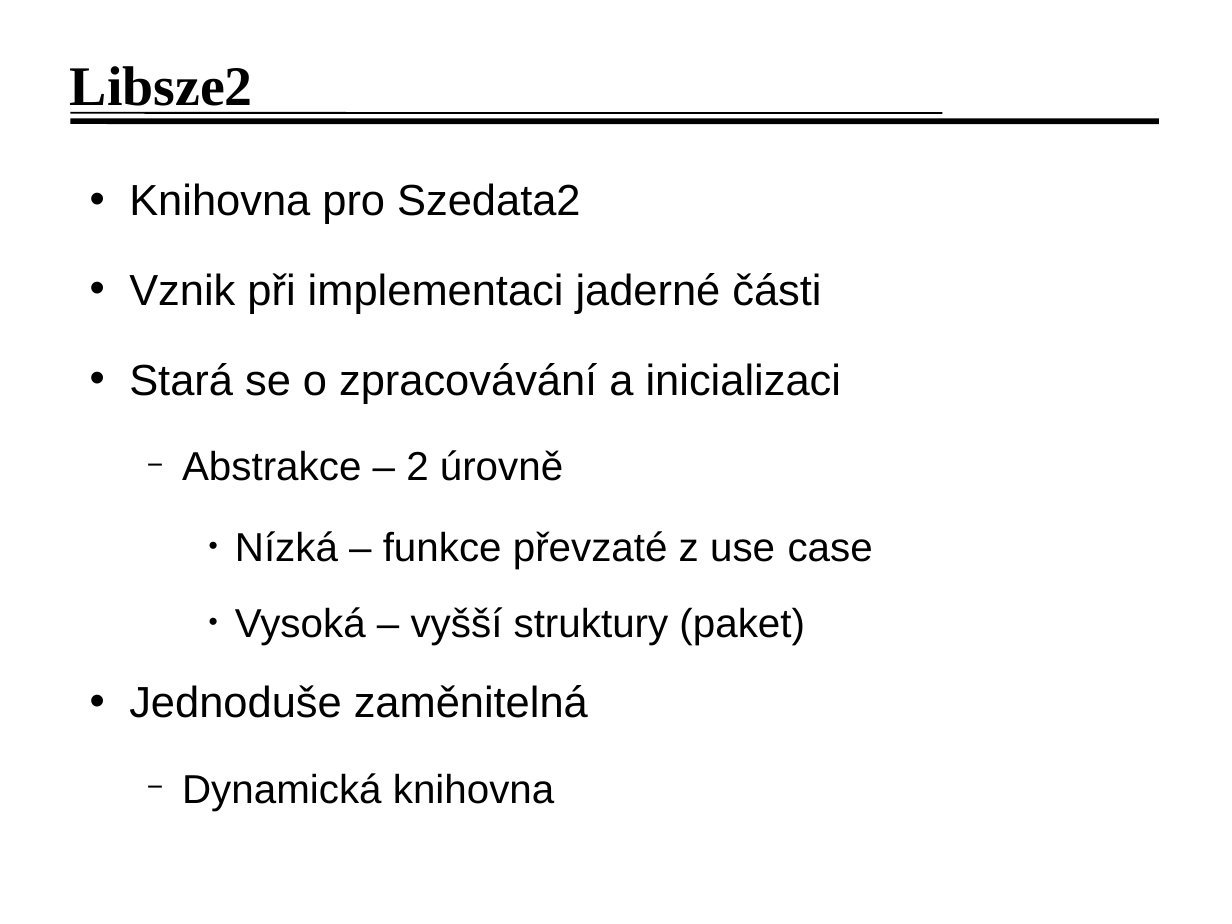
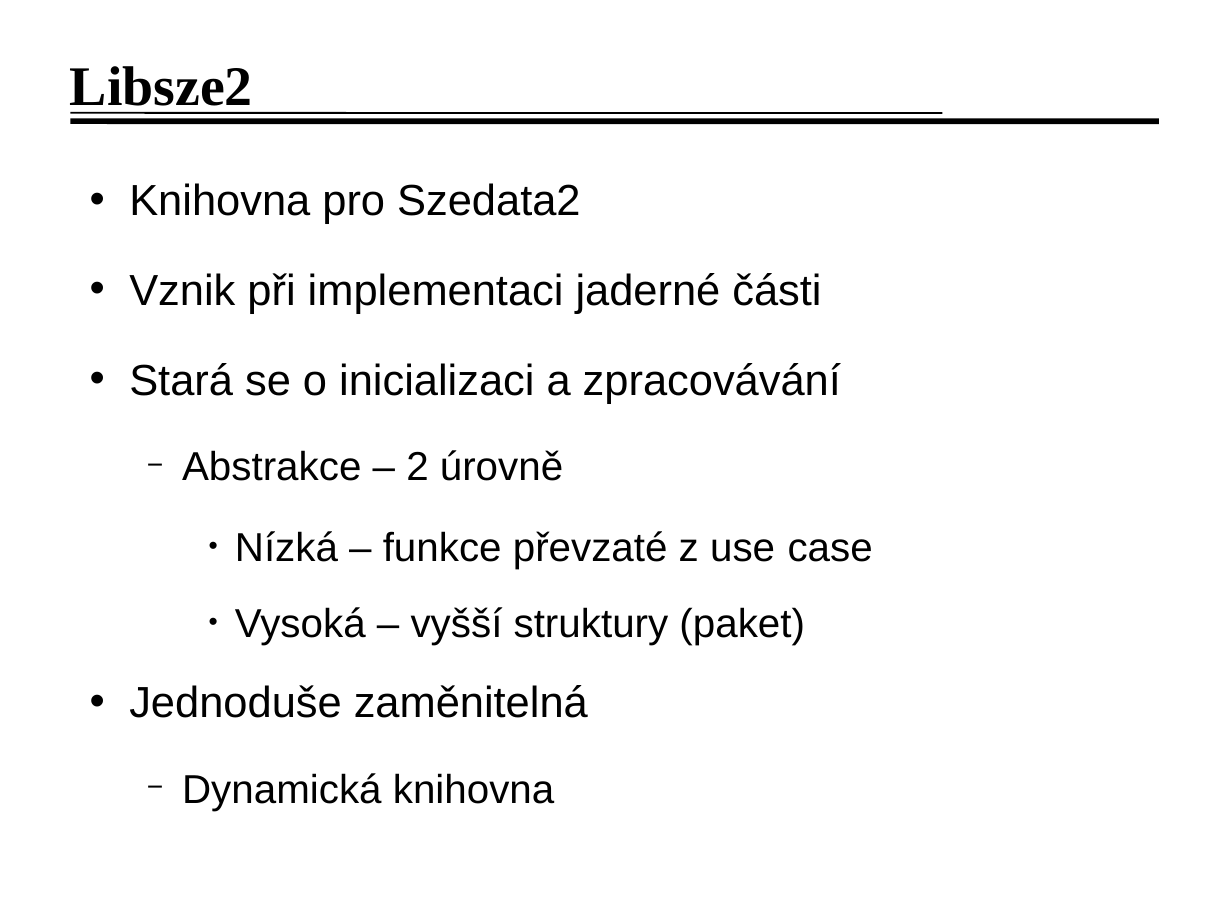
Before and after one commit to jirislaby/writings, a slide deck: slide 7 of presentation/obhajoba.odp. Drawn at 1232x924 pixels with LibreOffice and Linux fonts; fonts in the diff are those of the drawing; background and template pictures are left out. Boxes give left, top, right and bottom in pixels: in the first picture for what was removed or moved away, otherwise in the second. Text is boxed around its words. In the diff, an @@ line names an element or a change of style, - is before the commit and + after.

```diff
--- a/presentation/obhajoba.odp
+++ b/presentation/obhajoba.odp
@@ text at (x1=129, y1=363, x2=841, y2=404): text changed @@
-• Stará se o zpracovávání a inicializaci
+• Stará se o inicializaci a zpracovávání
```
Also in this commit, not shown: 3 other slides changed, 1 other file.
